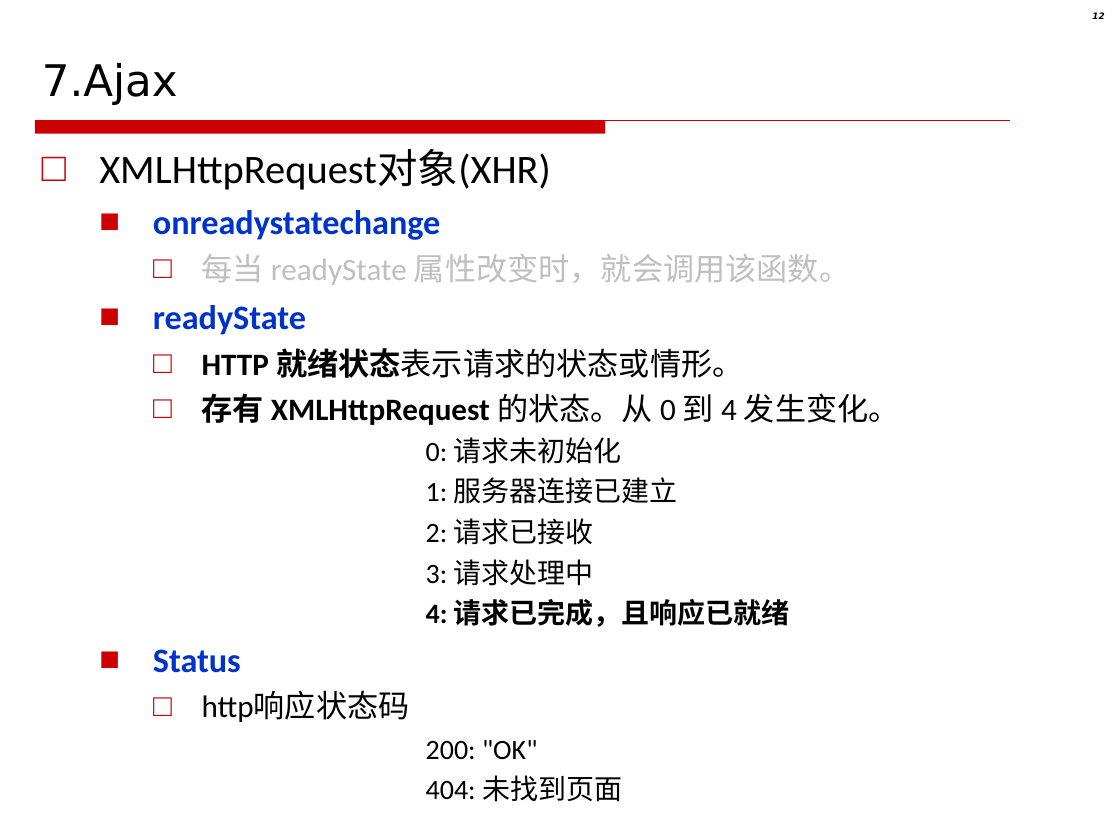
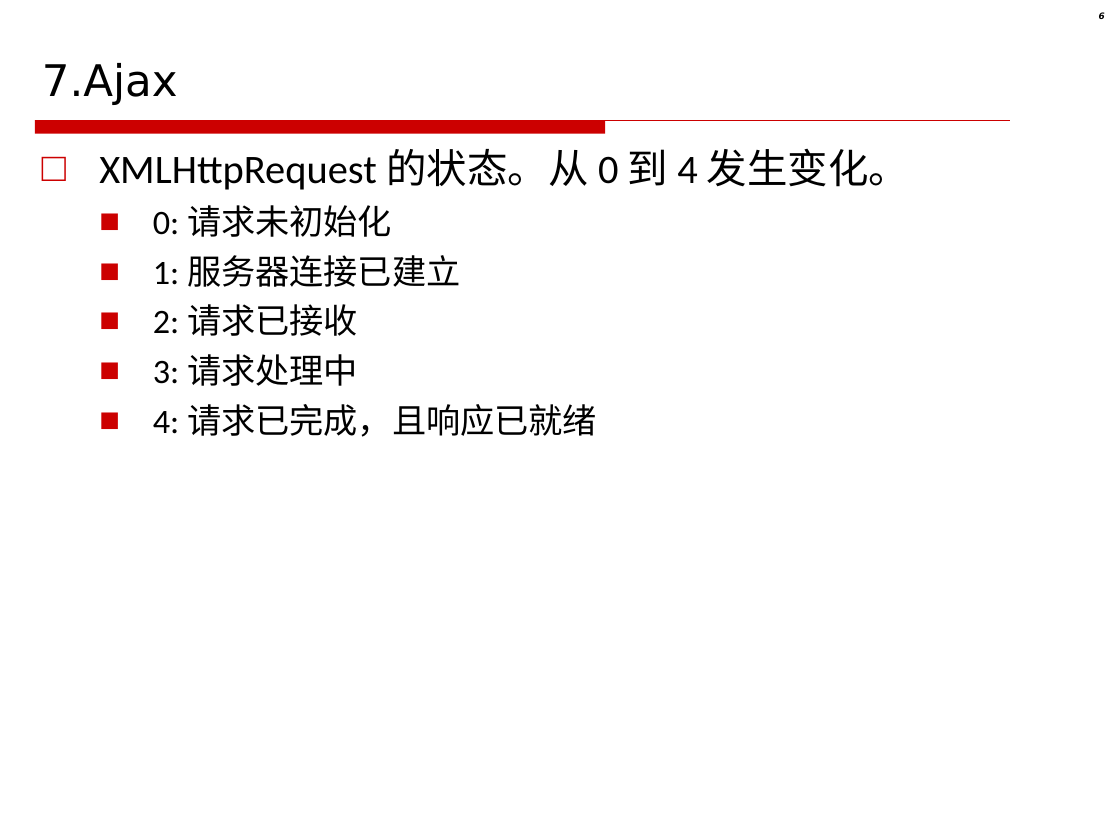
Before and after one commit to akikohaku/CSU-PPT, a slide deck: slide 6 of Web技术-2021/07.Ajax.ppt (slide 12 before the commit). Drawn at 1120x840 pixels with LibreOffice and Linux fonts; fonts in the diff are those of the drawing; background and template pictures are left out. Boxes give left, top, right and bottom in pixels: in the first picture for what was removed or moved away, otherwise in the second. Text is boxed around its words. In the diff, an @@ line names an element or a change of style, - is before the commit and + after.

```diff
--- a/Web技术-2021/07.Ajax.ppt
+++ b/Web技术-2021/07.Ajax.ppt
@@ page number at <box>1099,13,1105,19</box>: text changed @@
-12
+6
@@ text at <box>99,149,909,190</box>: text changed; size 20 to 26 pt @@
-□ XMLHttpRequest对象(XHR)
-  ■ onreadystatechange
-    □ 每当 readyState 属性改变时，就会调用该函数。
-  ■ readyState
-    □ HTTP 就绪状态表示请求的状态或情形。
-    □ 存有 XMLHttpRequest 的状态。从 0 到 4 发生变化。
+□ XMLHttpRequest 的状态。从 0 到 4 发生变化。
@@ text at <box>153,205,597,437</box>: size 18 to 22 pt in "0: 请求未初始化", "1: 服务器连接已建立", "2: 请求已接收", "3: 请求处理中" and 1 more places; bold off in "4: 请求已完成，且响应已就绪"; bullet none to ■; list level 4 to 2 in "0: 请求未初始化"; list level 4 to 2 in "1: 服务器连接已建立"; list level 4 to 2 in "2: 请求已接收"; list level 4 to 2 in "3: 请求处理中"; list level 4 to 2 in "4: 请求已完成，且响应已就绪" @@
@@ text at <box>153,649,622,802</box>: paragraphs removed @@
-  ■ Status
-    □ http响应状态码
-      200: "OK"
-      404: 未找到页面
```
Also in this commit, not shown: 4 other slides changed, 1 slide added, 24 slides removed, 19 other files.
